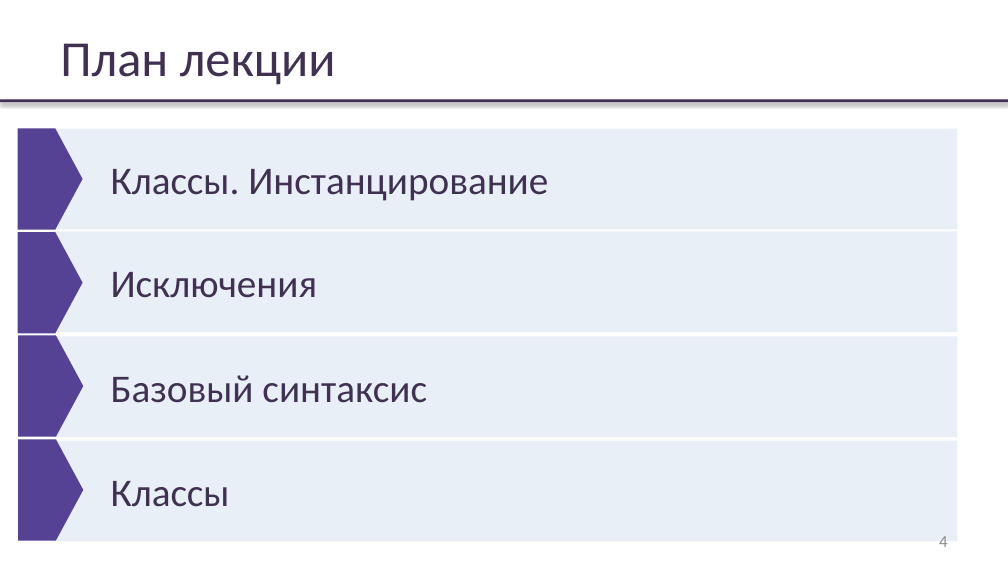
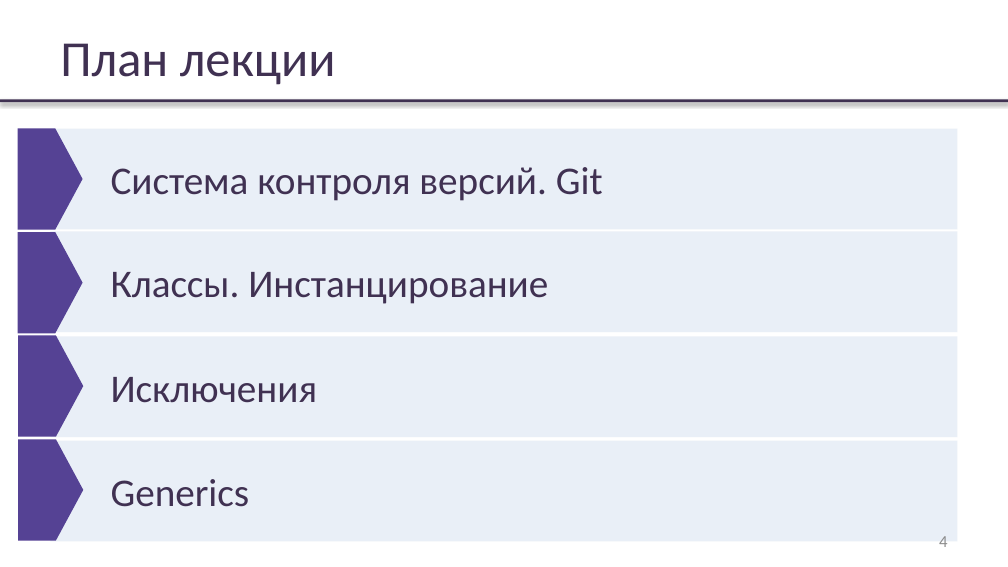
Before and after one commit to rybalkinsd/atom, a slide deck: slide 4 of lecture2/presentation/lecture02.pptx. Drawn at 1008x567 pixels with LibreOffice and Linux fonts; fonts in the diff are those of the drawing; background and template pictures are left out. Boxes give left, top, right and bottom in pixels: in the first picture for what was removed or moved away, otherwise in the second. Text is boxed around its words. In the diff, an @@ line names an element or a change of style, - is before the commit and + after.

```diff
--- a/lecture2/presentation/lecture02.pptx
+++ b/lecture2/presentation/lecture02.pptx
@@ text in rectangle at <box>111,167,603,201</box>: text changed @@
-Классы. Инстанцирование
+Система контроля версий. Git
@@ text at <box>111,272,548,304</box>: text changed @@
-Исключения
+Классы. Инстанцирование
@@ text in rectangle at <box>111,377,318,403</box>: text changed @@
-Базовый синтаксис
+Исключения
@@ text in rectangle at <box>111,479,250,507</box>: text changed @@
-Классы
+Generics
```
Also in this commit, not shown: 9 other slides changed, 24 slides added, 26 slides removed, 3 other files.
